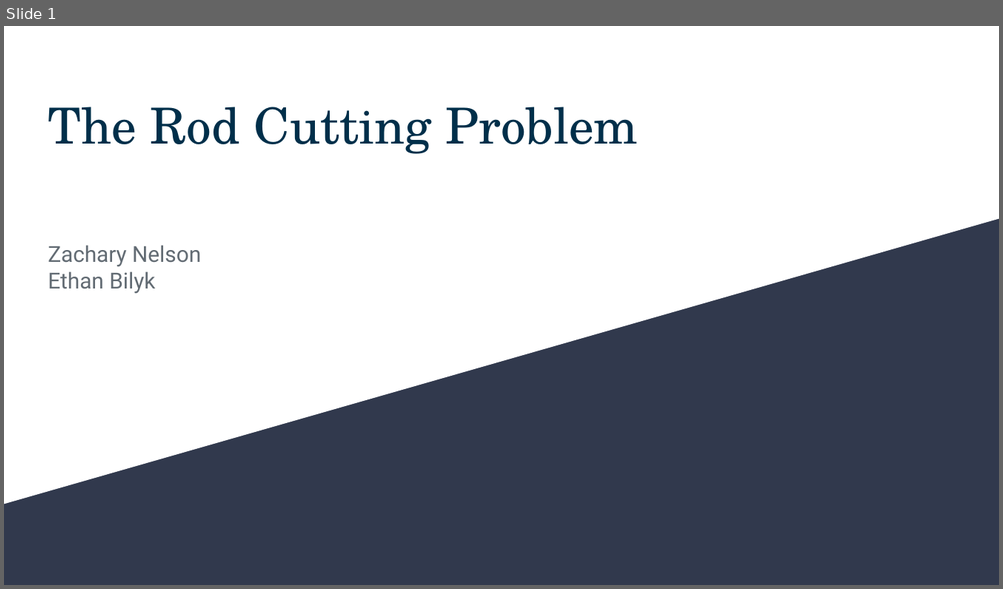
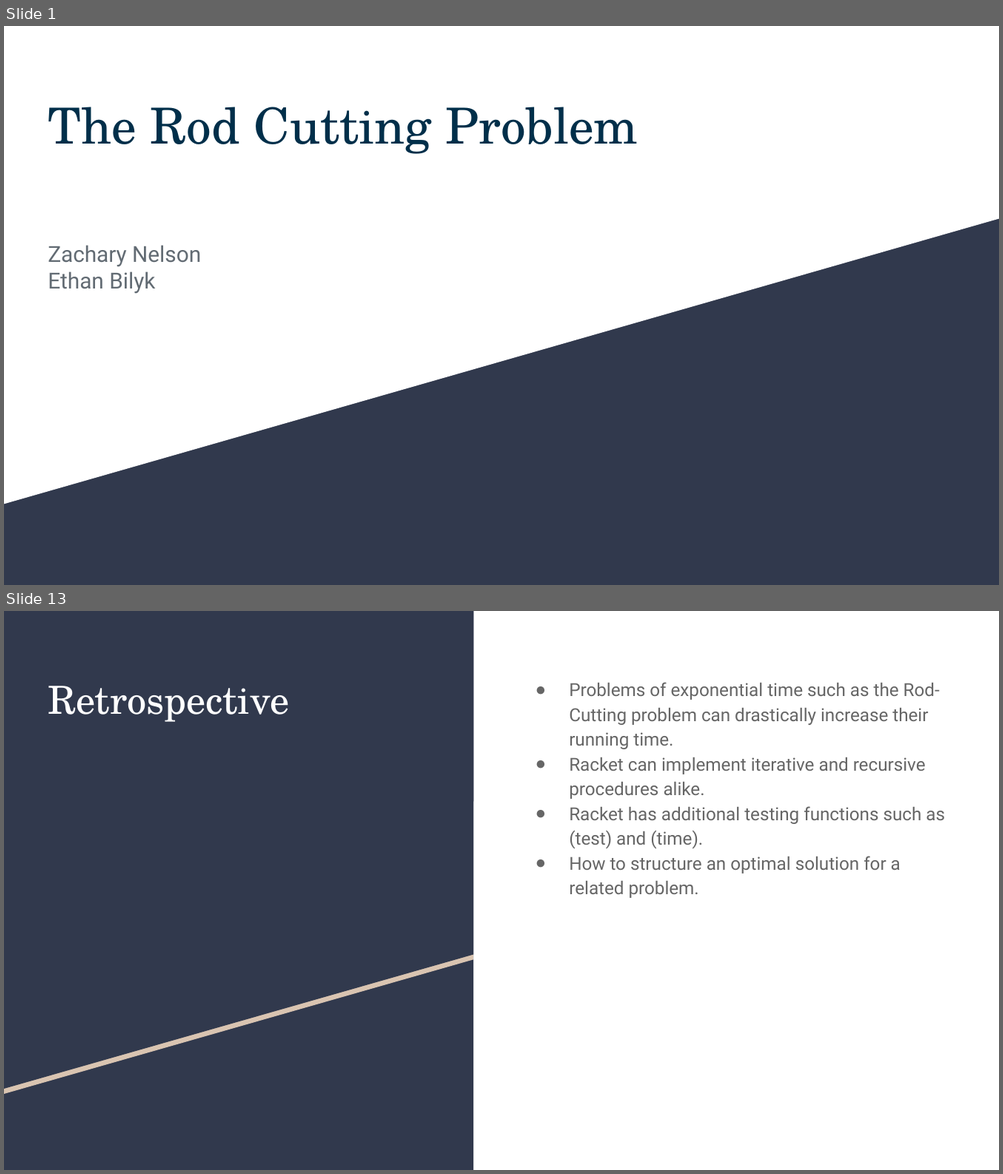
Before and after one commit to Primeeight/C311-Project, a slide deck: doc/The Rod Cutting Problem.pptx. Shown one above the other, each under a label of ours: slide 1 before the commit, slides 1 and 13 after it; the slides between them are not shown. The pictures are 1003x589 and 1003x1174 pixels, drawn with LibreOffice and Linux fonts; fonts in the diff are those of the drawing. Boxes give left, top, right and bottom in pixels: in the first picture for what was removed or moved away, otherwise in the second. Text is boxed around its words. In the diff, an @@ line names an element or a change of style, - is before the commit and + after.

```diff
--- a/doc/The Rod Cutting Problem.pptx
+++ b/doc/The Rod Cutting Problem.pptx
@@ slide 13 added at (4,611,999,1170), background #FFFFFF @@
@@ rectangle added at (4,611,473,1170), fill #31394D @@
@@ freeform shape added at (4,616,473,1094), fill #D9C4B1 @@
@@ freeform shape added at (4,611,473,1089), fill #31394D @@
@@ title added at (48,686,289,722), 28 pt, text #FFFFFF @@
+Retrospective
@@ text added at (569,682,945,898), 13 pt, text #666666 @@
+● Problems of exponential time such as the Rod-Cutting problem can drastically increase their running time.
+● Racket can implement iterative and recursive procedures alike.
+● Racket has additional testing functions such as (test) and (time).
+● How to structure an optimal solution for a related problem.
```
Also in this commit, not shown: 11 other slides added, 1 other file.
